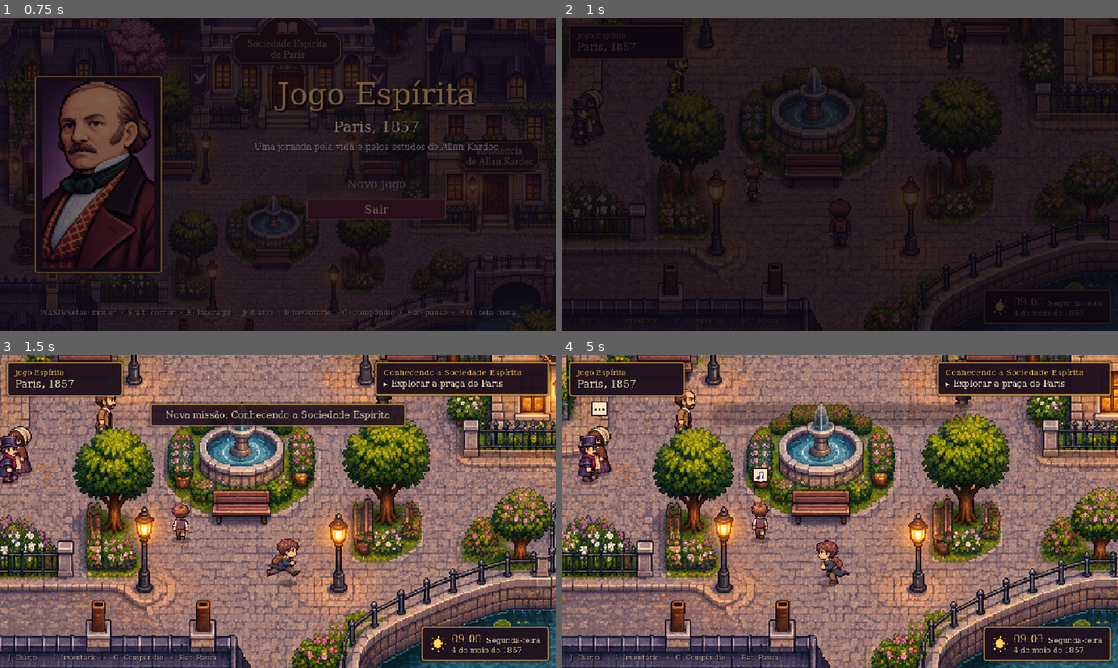
Above: before the commit, frames 1-4 (two rows, left to right).
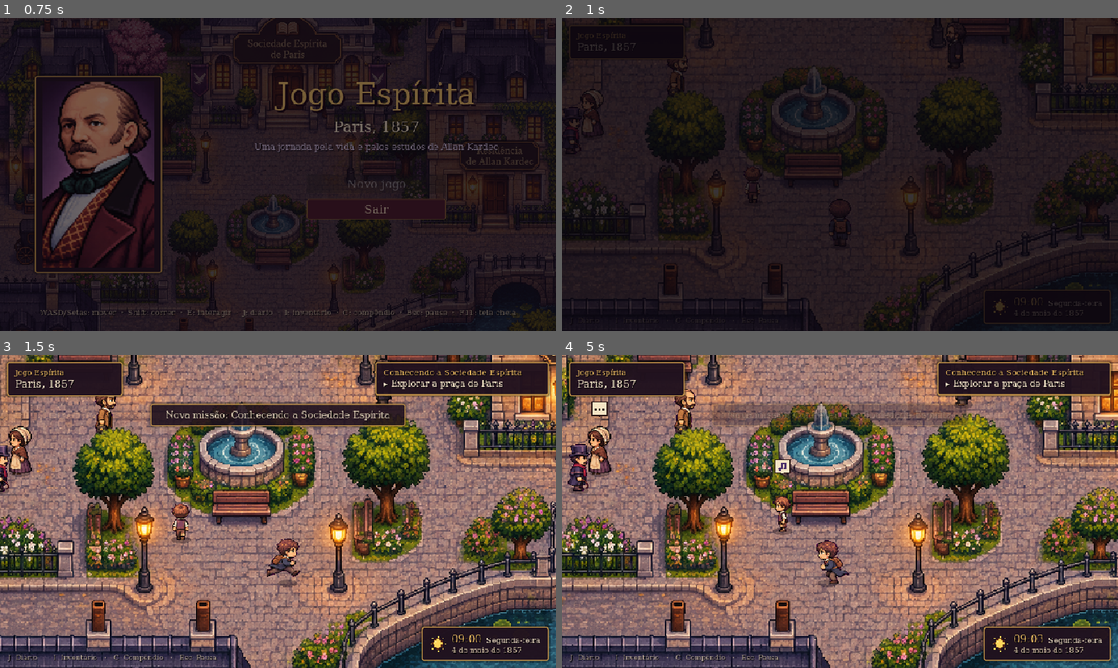
Above: after the commit, the same moments.

Repository: IltonBJSilva/jogo-espirita
Game: Godot game, scene res://scenes/main/title_screen.tscn
The game is run twice, just before and just after one commit, with the same random seed, the same clock (stepped at 60 frames per second) and the same inputs.
Inputs (mouse positions are in pixels of both pictures, inside the frame that each line leads up to):
- Up to frame 1 (0.75 s): click "Novo jogo" at 0.5 s
- Up to frame 2 (1 s): no input
- Up to frame 3 (1.5 s): tap Enter (ui_accept) at 1.25 s; move the mouse to (400, 495) at 1.27 s; hold D (move_right) from 1.28 s (still down); hold Shift (run) from 1.28 s (still down); click (400, 495) at 1.42 s
- Up to frame 4 (5 s): tap Enter (ui_accept) at 1.52, 4.52 s; release D (move_right) at 2 s; release Shift (run) at 2 s; drag from (728, 527) to (906, 401) at 2.02 s; move the mouse to (895, 442) at 2.77 s; hold D (move_right) 2.78-3.5 s; hold E (interact) 2.78-3.5 s; tap Shift (run) at 3.05 s; drag from (812, 574) to (767, 445) at 3.52 s; move the mouse to (1006, 558) at 4.27 s; hold A (move_left) from 4.28 s (still down); hold Shift (run) from 4.28 s (still down)

Frame 1 is identical in both runs. In frame 2, 0.2% of the frame differs, in the area x 0-36%, y 25-59%; in frame 3, 0.5%; in frame 4, 1.6%, in the area x 1-42%, y 25-61%.

Commit message:
NPCs secundários passeiam na praça e param de se sobrepor
- Passeio ocioso: durante brincar/passear/conversar/trabalhar, os NPCs
  secundários da praça andam um pouco em volta do seu ponto e voltam
  (Kardec, NPCs com pin de missão e encontros sociais ficam parados;
  ninguém sai andando com o jogador por perto).
- Encontros sociais: o NPC para a ~40 px do outro (antes 28 px, os
  sprites se encavalavam), escolhendo um lado livre e desocupado.
- Cocheiro ganha ponto próprio (336, 720), longe da origem da Marguerite.
- Louis na fonte olha para a praça e brinca correndo em volta, em vez de
  pular parado de frente para o canteiro.
- Novo teste tests/wander_test.tscn.

Co-Authored-By: Claude Opus 5.5 <noreply@anthropic.com>

Diff:
--- a/data/world/spots.json
+++ b/data/world/spots.json
@@ -42,7 +42,7 @@
    ],
    "facing": [
     0,
-    -1
+    1
    ],
    "kind": "praca"
   },
@@ -103,8 +103,8 @@
   },
   "cocheiro_ponto": {
    "pos": [
-    352,
-    704
+    336,
+    720
    ],
    "facing": [
     1,
@@ -213,8 +213,8 @@
   },
   "cocheiro_origem": {
    "pos": [
-    352,
-    704
+    336,
+    720
    ],
    "facing": [
     1,
--- a/scenes/maps/paris_1857/paris_1857.tscn
+++ b/scenes/maps/paris_1857/paris_1857.tscn
@@ -126,7 +126,7 @@
 size = Vector2(380, 300)
 
 [node name="Cocheiro" parent="Interactive" instance=ExtResource("3_npc")]
-position = Vector2(352, 704)
+position = Vector2(336, 720)
 sprite_frames = ExtResource("11_cocheiro")
 facing = Vector2(1, 0)
 npc_id = "cocheiro"
--- a/scripts/life/life_manager.gd
+++ b/scripts/life/life_manager.gd
@@ -146,15 +146,31 @@
 		var other := get_npc_node(spot_id.substr(1))
 		if other == null:
 			return
-		var side := Vector2(28, 0) if npc_node_x(npc_id) > other.global_position.x else Vector2(-28, 0)
-		var pos := other.global_position + side
-		var cell := LifeNavGrid.nearest_free(map_id, LifeNavGrid.to_cell(pos))
-		pos = LifeNavGrid.cell_center(cell) if not LifeNavGrid.is_free(map_id, pos) else pos
+		var pos := _beside(npc_id, map_id, other)
 		brain.go_to(pos, (other.global_position - pos).normalized(), st.get("activity", "conversar"), st.get("spot", ""))
 	else:
 		var spot := _spot(map_id, spot_id)
 		if not spot.is_empty():
 			brain.go_to(_vec(spot["pos"]), _vec(spot["facing"]), st.get("activity", "passear"), spot_id)
+
+
+## Lugar ao lado de outro NPC para conversar: ~40 px (os sprites não se
+## encavalam), do lado de onde vem; se estiver ocupado ou for parede, tenta o
+## outro lado, embaixo e em cima.
+func _beside(npc_id: String, map_id: String, other: Node2D) -> Vector2:
+	var s := 1.0 if npc_node_x(npc_id) > other.global_position.x else -1.0
+	for off in [Vector2(40 * s, 0), Vector2(-40 * s, 0), Vector2(0, 36), Vector2(0, -36)]:
+		var pos: Vector2 = other.global_position + off
+		var cell := LifeNavGrid.to_cell(pos)
+		if not LifeNavGrid.is_free(map_id, pos):
+			continue
+		if _reserved.get(cell, "") not in ["", npc_id]:
+			continue
+		if cell == LifeNavGrid.to_cell(other.global_position):
+			continue
+		return pos
+	var fallback := other.global_position + Vector2(40 * s, 0)
+	return LifeNavGrid.cell_center(LifeNavGrid.nearest_free(map_id, LifeNavGrid.to_cell(fallback)))
 
 
 func npc_node_x(npc_id: String) -> float:
--- a/scripts/life/npc_animator.gd
+++ b/scripts/life/npc_animator.gd
@@ -16,7 +16,7 @@
 	"passear": {"special": "", "emote": "", "interval": 0.0, "bob": 0},
 	"reuniao": {"special": "", "emote": "estudo", "interval": 18.0, "bob": 0},
 	"prece": {"special": "", "emote": "prece", "interval": 12.0, "bob": 0, "face_down": true},
-	"brincar": {"special": "", "emote": "musica", "interval": 10.0, "bob": 2},
+	"brincar": {"special": "", "emote": "musica", "interval": 10.0, "bob": 0},
 	"cuidar_casa": {"special": "", "emote": "trabalho", "interval": 12.0, "bob": 1},
 	"dormir": {"special": "", "emote": "sono", "interval": 5.0, "bob": 0},
 }
--- a/scripts/life/npc_brain.gd
+++ b/scripts/life/npc_brain.gd
@@ -23,6 +23,21 @@
 ## Jogador parado no caminho por mais que isto: o NPC contorna (evita impasse).
 const PLAYER_PATIENCE := 3.0
 
+## Passeio ocioso: durante estas atividades, NPCs secundários andam um pouco
+## em volta do seu ponto (raio em células, espera mínima/máxima em segundos).
+const WANDER := {
+	"brincar": {"radius": 3, "wait": [1.5, 4.0]},
+	"passear": {"radius": 3, "wait": [4.0, 9.0]},
+	"conversar": {"radius": 2, "wait": [6.0, 14.0]},
+	"trabalhar": {"radius": 1, "wait": [8.0, 16.0]},
+}
+## Só nos mapas abertos (nos interiores os NPCs ficam nos seus postos).
+const WANDER_MAPS := ["paris_1857"]
+## Personagens principais não passeiam (o jogador precisa achá-los).
+const NO_WANDER := ["kardec", "espirito_guia"]
+## Desliga o passeio (testes que conferem posições exatas).
+static var wander_enabled := true
+
 ## Perfil de desempenho (tempo gasto em _physics_process por todos os cérebros).
 static var prof_usec := 0
 static var prof_calls := 0
@@ -47,6 +62,9 @@
 var _bubble: EmoteBubble
 var _reserved := Vector2i(-999, -999)
 var _player_wait := 0.0
+var _home := Vector2.INF
+var _wandering := false
+var _wander_t := 0.0
 
 
 func setup(target: NPC, id: String, current_map: String) -> void:
@@ -64,6 +82,8 @@
 ## Coloca o NPC imediatamente no spot (usado ao carregar o mapa).
 func place_at(pos: Vector2, facing: Vector2, new_activity: String, new_spot: String) -> void:
 	_release_cell()
+	_wandering = false
+	_home = Vector2.INF
 	npc.global_position = pos
 	_path = PackedVector2Array()
 	activity = new_activity
@@ -79,6 +99,8 @@
 	activity = new_activity
 	spot_id = new_spot
 	_final_facing = facing
+	_wandering = false
+	_home = Vector2.INF
 	if npc.global_position.distance_to(pos) < 4.0:
 		npc.global_position = pos
 		_arrive(facing)
@@ -215,6 +237,15 @@
 
 
 func _arrive(facing: Vector2) -> void:
+	if _wandering:
+		# Fim de um passeio curto: continua a mesma atividade, sem avisar o LifeManager.
+		_wandering = false
+		npc.sprite.offset.y = -46.0
+		state = S.ACTIVITY
+		_style = LifeAnimator.apply(npc, activity, facing)
+		_reserve(LifeNavGrid.to_cell(npc.global_position))
+		_reset_wander_timer()
+		return
 	if facing != Vector2.ZERO:
 		_final_facing = facing
 	npc.sprite.offset.y = -46.0
@@ -222,7 +253,79 @@
 	_style = LifeAnimator.apply(npc, activity, facing)
 	_emote_wait = randf_range(1.5, 4.0)
 	_reserve(LifeNavGrid.to_cell(npc.global_position))
+	_home = npc.global_position
+	_reset_wander_timer()
 	LifeManager._on_brain_arrived(npc_id, map_id, spot_id)
+
+
+# --- Passeio ocioso ------------------------------------------------------------------
+
+func _can_wander() -> bool:
+	if not wander_enabled or not WANDER.has(activity) or _home == Vector2.INF:
+		return false
+	if not map_id in WANDER_MAPS or npc_id in NO_WANDER:
+		return false
+	var st: Dictionary = LifeManager._states.get(npc_id, {})
+	return not st.get("pinned", false) and not st.get("busy", false)
+
+
+func _reset_wander_timer() -> void:
+	var wait: Array = WANDER.get(activity, {}).get("wait", [6.0, 12.0])
+	_wander_t = randf_range(wait[0], wait[1])
+
+
+func _update_wander(delta: float) -> void:
+	if not GameManager.is_playing() or not _can_wander():
+		return
+	_wander_t -= delta
+	if _wander_t > 0.0:
+		return
+	_reset_wander_timer()
+	var player := _player()
+	if player and player.global_position.distance_to(npc.global_position) < REACT_RADIUS:
+		return  # o jogador está perto (talvez querendo conversar): fica
+	var target := _pick_wander_target(player)
+	if target == Vector2.INF:
+		return
+	var path := LifeNavGrid.find_path(map_id, npc.global_position, target)
+	var radius: int = WANDER[activity]["radius"]
+	if path.is_empty() or path.size() > radius * 2 + 2:
+		return
+	_path = path
+	_path[_path.size() - 1] = target
+	_path_i = 0
+	_blocked = 0.0
+	_wandering = true
+	_final_facing = [Vector2.DOWN, Vector2.LEFT, Vector2.RIGHT, Vector2.UP].pick_random() \
+			if activity == "brincar" else _final_facing
+	state = S.WALKING
+	npc.play_special("")
+
+
+## Célula livre e desocupada perto do ponto de origem (ou volta para ele).
+func _pick_wander_target(player: Node2D) -> Vector2:
+	if npc.global_position.distance_to(_home) > 8.0 and randf() < 0.35:
+		return _home
+	var radius: int = WANDER[activity]["radius"]
+	var home_cell := LifeNavGrid.to_cell(_home)
+	var here := LifeNavGrid.to_cell(npc.global_position)
+	var options: Array[Vector2i] = []
+	for dx in range(-radius, radius + 1):
+		for dy in range(-radius, radius + 1):
+			var c := home_cell + Vector2i(dx, dy)
+			if c == here or absi(dx) + absi(dy) > radius:
+				continue
+			var pos := LifeNavGrid.cell_center(c)
+			if not LifeNavGrid.is_free(map_id, pos):
+				continue
+			if LifeManager._reserved.get(c, "") not in ["", npc_id]:
+				continue
+			if player and player.global_position.distance_to(pos) < PLAYER_STOP:
+				continue
+			options.append(c)
+	if options.is_empty():
+		return Vector2.INF
+	return LifeNavGrid.cell_center(options.pick_random())
 
 
 func _vanish() -> void:
@@ -243,6 +346,7 @@
 		if _emote_wait <= 0.0:
 			_emote_wait = interval * randf_range(0.7, 1.3)
 			emote(_style.get("emote", ""))
+	_update_wander(delta)
 	_react_to_player()
 
 
--- /dev/null
+++ b/tests/wander_test.gd
@@ -0,0 +1,94 @@
+extends "res://tests/smoke_test.gd"
+## Passeio ocioso dos NPCs secundários na praça.
+##
+##   godot --headless --path . res://tests/wander_test.tscn
+##   godot --path . res://tests/wander_test.tscn -- <pasta>   (+ captura)
+
+const SECONDARY := ["moradora", "crianca", "medico", "estudioso"]
+
+
+func _run() -> void:
+	print("== Teste de passeio dos NPCs ==")
+	_detach()
+	await GameManager.new_game()
+	await _frames(5)
+	var player := get_tree().get_first_node_in_group("player") as Player
+	player.global_position = Vector2(1300, 900)  # longe de todos
+	DialogueManager.end()
+	await _frames(3)
+	GameManager.set_state(GameManager.State.PLAYING)
+	TimeManager.set_datetime(1857, 5, 4, 9, 5)
+	await _frames(10)
+
+	var start := {}
+	var nodes := {}
+	for id in SECONDARY + ["kardec"]:
+		var n := LifeManager.get_npc_node(id)
+		_check(n != null and n.visible, "%s está na praça" % id)
+		if n:
+			nodes[id] = n
+			start[id] = n.global_position
+
+	var moved := {}
+	var max_dist := {}
+	var in_wall := false
+	var overlaps := 0
+	Engine.time_scale = 4.0
+	for frame in 1200:  # ~20 s de jogo a 4x
+		await get_tree().physics_frame
+		if GameManager.state != GameManager.State.PLAYING:
+			DialogueManager.end()
+			GameManager.set_state(GameManager.State.PLAYING)
+		for id in nodes:
+			var n: Node2D = nodes[id]
+			var d: float = n.global_position.distance_to(start[id])
+			max_dist[id] = maxf(max_dist.get(id, 0.0), d)
+			if d > 20.0:
+				moved[id] = true
+			if not LifeNavGrid.is_free("paris_1857", n.global_position):
+				in_wall = true
+		if frame % 10 == 0:
+			var ids := nodes.keys()
+			for i in ids.size():
+				for j in range(i + 1, ids.size()):
+					var a: NPC = nodes[ids[i]]
+					var b: NPC = nodes[ids[j]]
+					var ba: NPCBrain = a.get_node_or_null("LifeBrain")
+					var bb: NPCBrain = b.get_node_or_null("LifeBrain")
+					var still := ba and bb and not ba.is_walking() and not bb.is_walking()
+					if still and a.global_position.distance_to(b.global_position) < 20.0:
+						overlaps += 1
+	Engine.time_scale = 1.0
+
+	var wandered := 0
+	for id in SECONDARY:
+		if moved.get(id, false):
+			wandered += 1
+		print("    %s: afastou até %.0f px do ponto" % [id, max_dist.get(id, 0.0)])
+	_check(wandered >= 3, "NPCs secundários passeiam (%d de %d)" % [wandered, SECONDARY.size()])
+	_check(max_dist.get("kardec", 0.0) < 4.0, "Kardec fica no lugar")
+	for id in SECONDARY:
+		_check(max_dist.get(id, 0.0) < 32.0 * 4, "%s fica perto do seu ponto" % id)
+	_check(not in_wall, "ninguém entra em parede")
+	_check(overlaps == 0, "NPCs parados não ficam um dentro do outro (%d)" % overlaps)
+
+	# Encontro social: o NPC para ao lado do outro, não em cima.
+	var brain_m: NPCBrain = nodes["moradora"].get_node("LifeBrain")
+	LifeManager.walk_to("moradora", "paris_1857", "@medico")
+	for i in 600:
+		await get_tree().physics_frame
+		if not brain_m.is_walking():
+			break
+	var gap: float = nodes["moradora"].global_position.distance_to(nodes["medico"].global_position)
+	_check(gap >= 34.0, "conversa: Marguerite fica ao lado de Lefèvre (%.0f px)" % gap)
+
+	var args := OS.get_cmdline_user_args()
+	if not args.is_empty() and DisplayServer.get_name() != "headless":
+		player.global_position = Vector2(560, 700)
+		player.camera.reset_smoothing()
+		await _frames(30)
+		await RenderingServer.frame_post_draw
+		get_viewport().get_texture().get_image().save_png(args[0].path_join("wander.png"))
+
+	print("== %s (%d falha(s)) ==" % ["OK" if _failures == 0 else "FALHOU", _failures])
+	get_tree().quit(1 if _failures > 0 else 0)
--- /dev/null
+++ b/tests/wander_test.tscn
@@ -0,0 +1,6 @@
+[gd_scene load_steps=2 format=3]
+
+[ext_resource type="Script" path="res://tests/wander_test.gd" id="1_test"]
+
+[node name="WanderTest" type="Node"]
+script = ExtResource("1_test")
Not shown, added: tests/wander_test.gd.uid
Not shown, changed: docs/VIDA_DOS_NPCS.md
